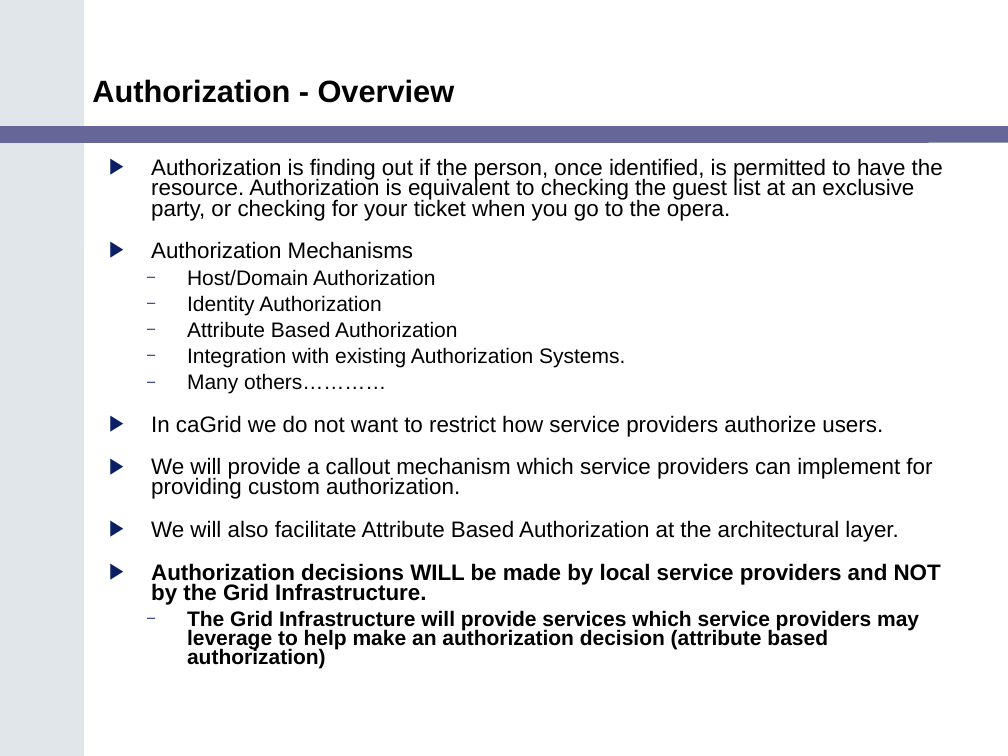
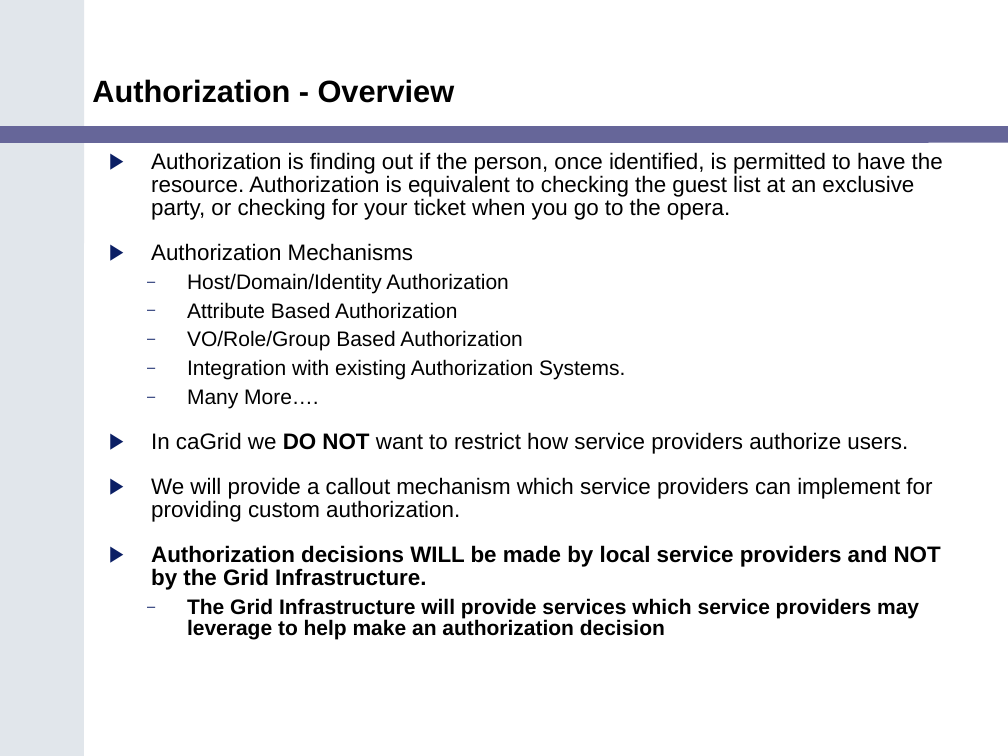
Before and after one commit to NCIP/cagrid-portal, a slide deck: slide 13 of cagrid-1-0/Documentation/presentations/200602_VCDE_ARCH/caGrid_Security_Arch_VCDE_Feb2.ppt (slide 7 before the commit). Drawn at 1008x756 pixels with LibreOffice and Linux fonts; fonts in the diff are those of the drawing; background and template pictures are left out. Boxes give left, top, right and bottom in pixels: in the first picture for what was removed or moved away, otherwise in the second. Text is boxed around its words. In the diff, an @@ line names an element or a change of style, - is before the commit and + after.

```diff
--- a/cagrid-1-0/Documentation/presentations/200602_VCDE_ARCH/caGrid_Security_Arch_VCDE_Feb2.ppt
+++ b/cagrid-1-0/Documentation/presentations/200602_VCDE_ARCH/caGrid_Security_Arch_VCDE_Feb2.ppt
@@ text at <box>151,152,943,590</box>: line spacing 0.75 to 0.85 @@
@@ text at <box>187,273,508,293</box>: text changed @@
-  – Host/Domain Authorization
-  – Identity Authorization
+  – Host/Domain/Identity Authorization
@@ text at <box>187,330,522,351</box>: paragraph added @@
+  – VO/Role/Group Based Authorization
@@ text at <box>151,389,908,454</box>: text changed @@
-  – Many others…………
-▶ In caGrid we do not want to restrict how service providers authorize users.
+  – Many More….
+▶ In caGrid we DO NOT want to restrict how service providers authorize users.
@@ text at <box>151,520,898,542</box>: paragraph removed @@
-▶ We will also facilitate Attribute Based Authorization at the architectural layer.
@@ text at <box>187,598,919,640</box>: text changed @@
-  – The Grid Infrastructure will provide services which service providers may leverage to help make an authorization decision (attribute based authorization)
+  – The Grid Infrastructure will provide services which service providers may leverage to help make an authorization decision
```
Also in this commit, not shown: 5 other slides changed, 11 slides added, 1 slide removed.
